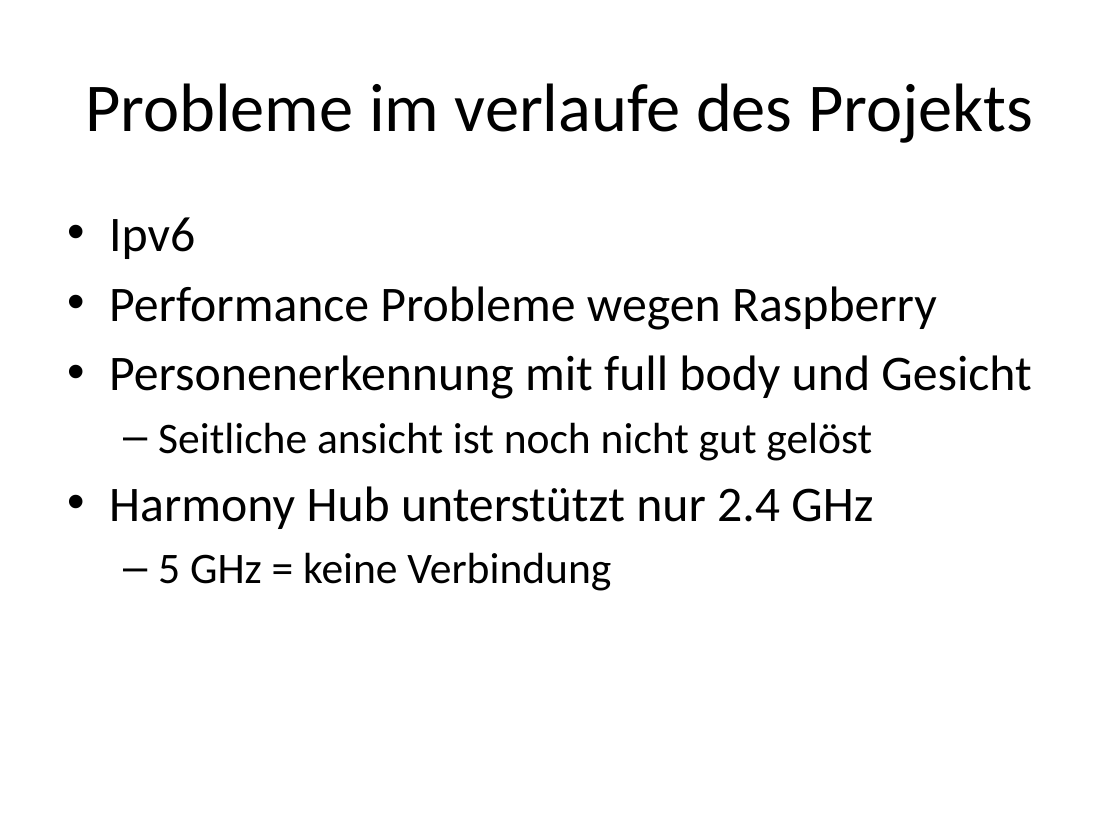
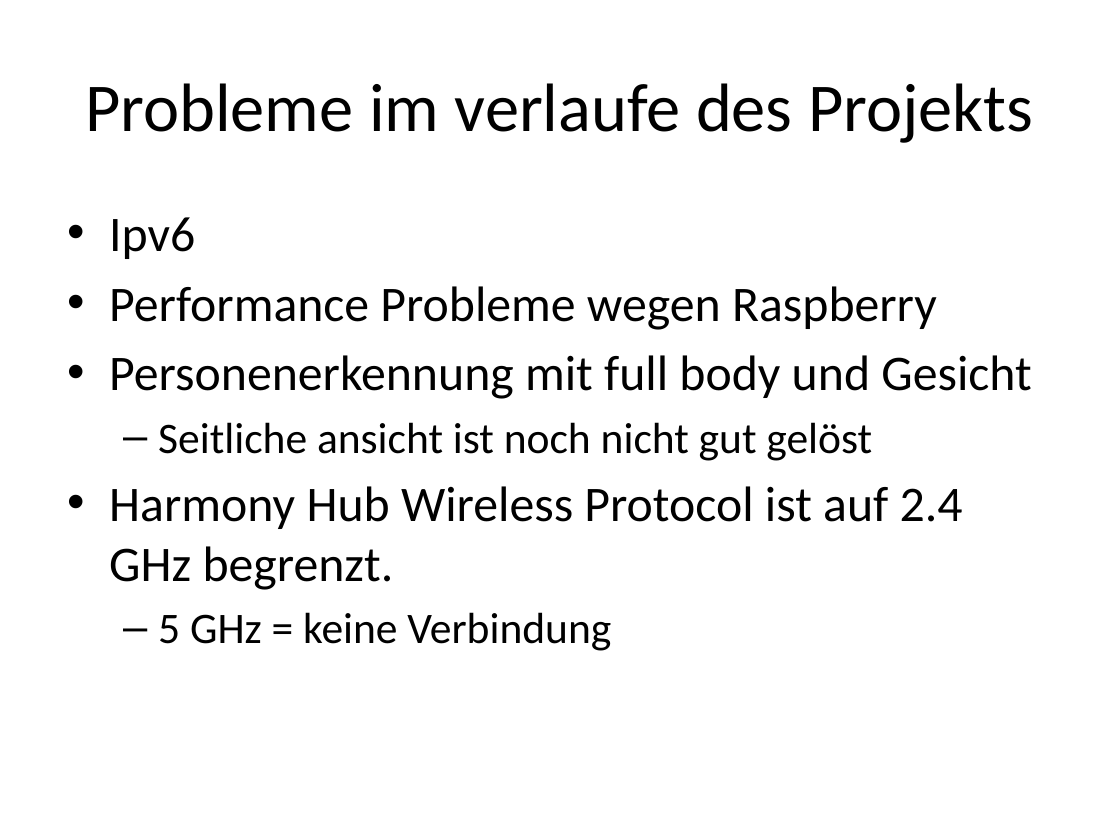
Before and after one commit to abdo643-HULK/Home-Automation-Sem3, a slide deck: slide 10 of Documentation/ProjectDocumentation/Presentation.pptx. Drawn at 1120x840 pixels with LibreOffice and Linux fonts; fonts in the diff are those of the drawing. Boxes give left, top, right and bottom in pixels: in the first picture for what was removed or moved away, otherwise in the second. Text is boxed around its words. In the diff, an @@ line names an element or a change of style, - is before the commit and + after.

```diff
--- a/Documentation/ProjectDocumentation/Presentation.pptx
+++ b/Documentation/ProjectDocumentation/Presentation.pptx
@@ text at (109, 486, 963, 590): text changed @@
-• Harmony Hub unterstützt nur 2.4 GHz
+• Harmony Hub Wireless Protocol ist auf 2.4 GHz begrenzt.
```
Also in this commit, not shown: 3 other slides changed, 1 other file.
